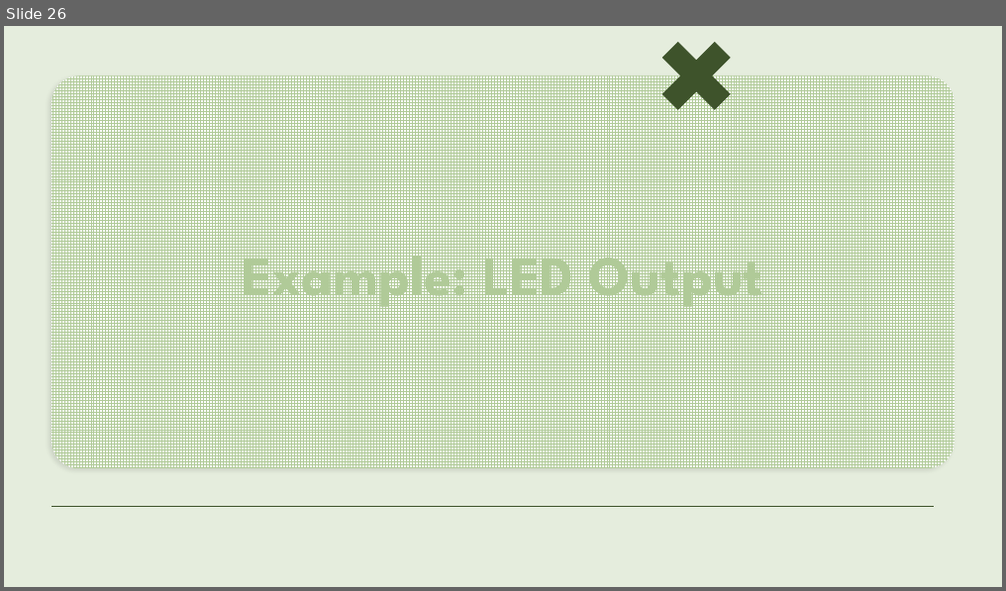
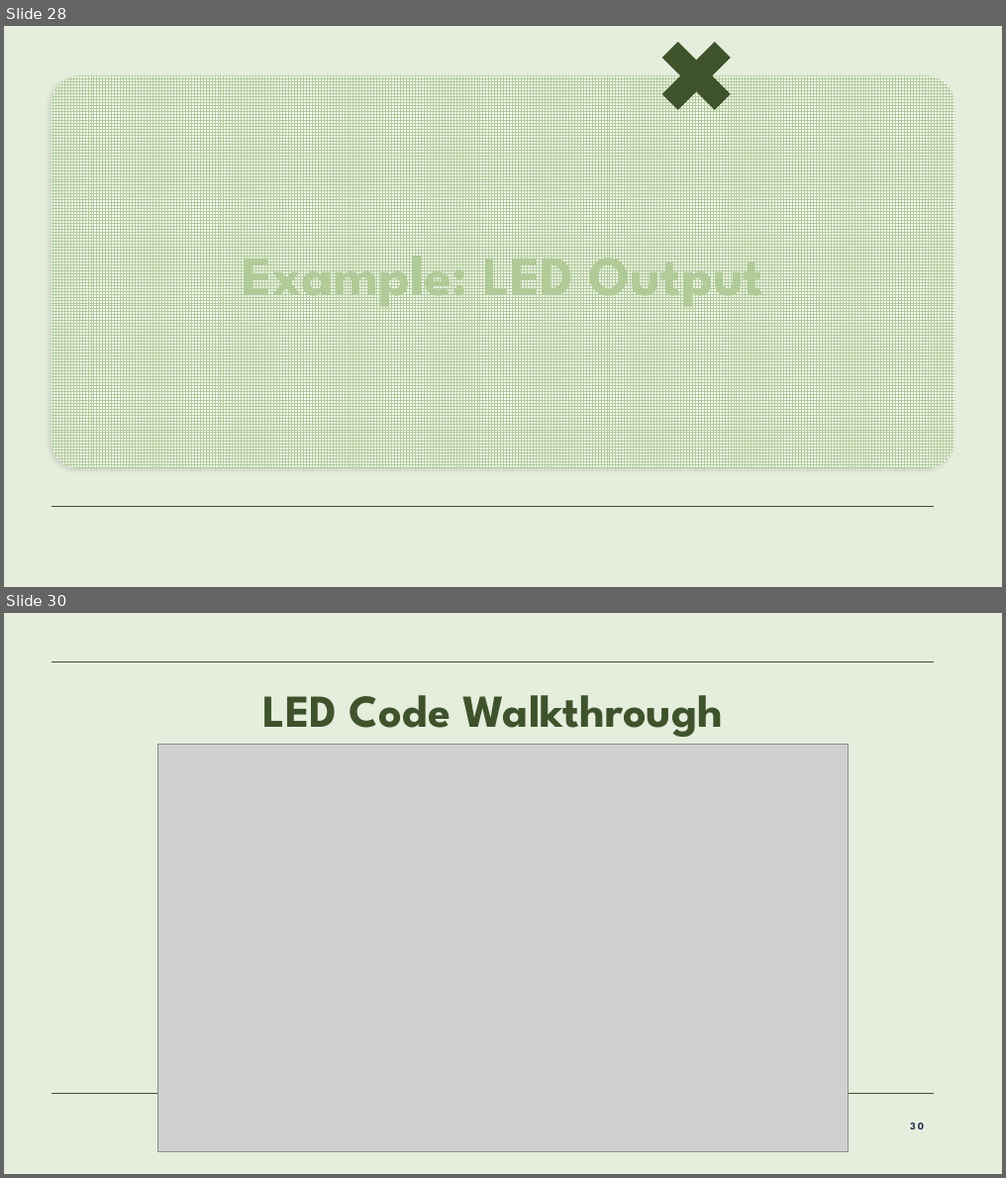
Before and after one commit to caro-line33/intro-to-audio-engineering, a slide deck: week1_microcontrollers/slides/week1.pptx. Shown one above the other, each under a label of ours: slide 26 before the commit, slides 28 and 30 after it; the slides between them are not shown. The pictures are 1006x591 and 1006x1178 pixels, drawn with LibreOffice and Linux fonts; fonts in the diff are those of the drawing; grey boxes stand for pictures; background and template pictures are left out. Boxes give left, top, right and bottom in pixels: in the first picture for what was removed or moved away, otherwise in the second. Text is boxed around its words. In the diff, an @@ line names an element or a change of style, - is before the commit and + after.

```diff
--- a/week1_microcontrollers/slides/week1.pptx
+++ b/week1_microcontrollers/slides/week1.pptx
@@ slide 30 added at bbox=[4, 613, 1002, 1174], background #E5EDDD; not listed: 1 template element that a slide beside it also shows @@
@@ line added from (52, 662) to (933, 662), #3E532A 1 pt @@
@@ title added at bbox=[263, 695, 722, 737], 44 pt, text #3E532A, bold @@
+LED Code Walkthrough
@@ picture added at bbox=[158, 744, 848, 1152] @@
@@ page number added at bbox=[910, 1123, 924, 1130], 10 pt, text #222F51, bold @@
+30
@@ what was slide 26 is now slide 28 @@
```
Also in this commit, not shown: 3 slides changed, 13 other slides added, 8 slides removed, 22 other files.
